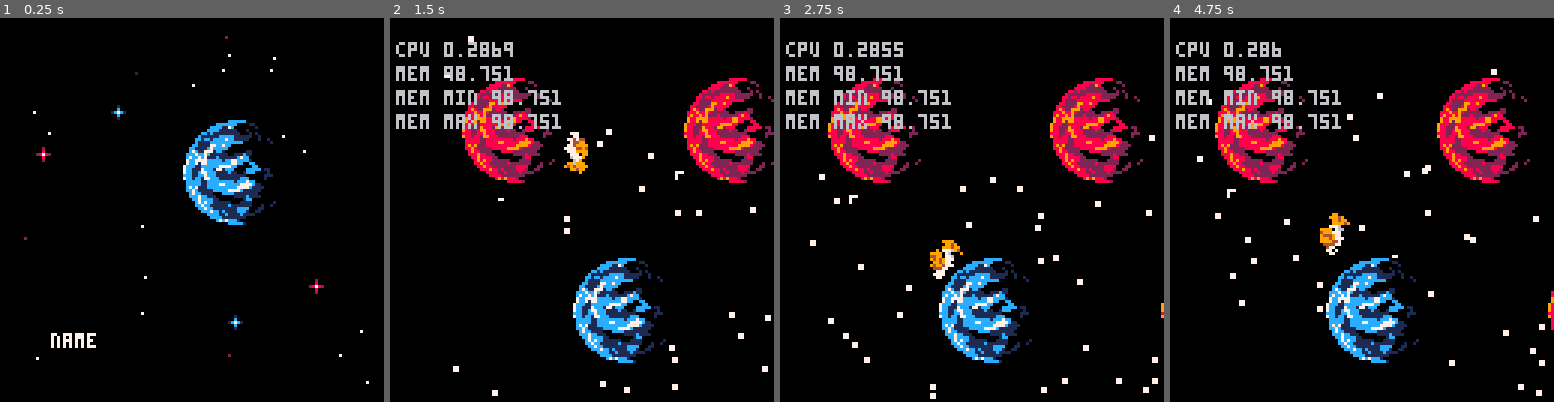
Above: before the commit, frames 1-4 (left to right).
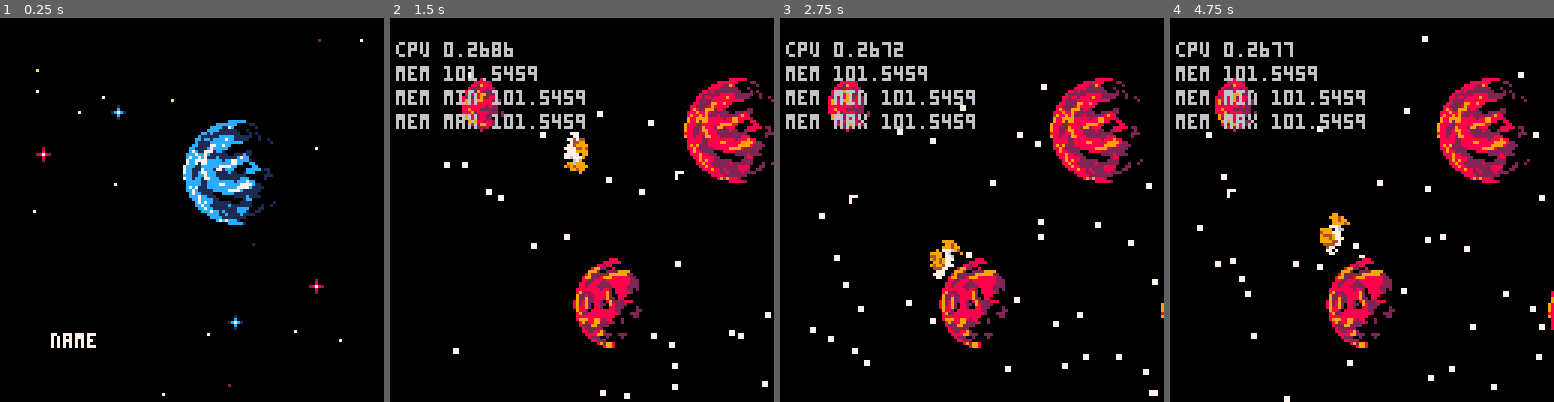
Above: after the commit, the same moments.

Repository: woofers/discord-jam-2
Game: PICO-8 cartridge discord-jam-2.p8
Same seed, same stepped clock (60 frames per second), same inputs: the game is played once before the commit and once after it.
Inputs:
- Up to frame 1 (0.25 s): no input
- Up to frame 2 (1.5 s): tap X (X key) at 0.33, 1.07 s; tap O (Z key) at 0.7 s
- Up to frame 3 (2.75 s): hold Right 1.6-2.1 s; tap O (Z key) at 1.7, 2.1, 2.5 s; tap X (X key) at 1.85 s; hold Up 2.15-2.42 s; hold Right from 2.47 s (still down)
- Up to frame 4 (4.75 s): tap O (Z key) every 0.4 s from 2.9 to 4.5 s; tap X (X key) at 2.97, 4.08 s; release Right at 3.03 s; hold Left 3.08-3.58 s; hold Down 3.63-3.97 s; hold Right 4.02-4.68 s; hold Up from 4.73 s (still down)

The runs differ from the first frame. In frame 1, 0.2% of the frame differs, in the area x 6-97%, y 4-99%; in frame 2, 9.2%; in frame 3, 9.9%; in frame 4, 9.9%, in the area x 7-98%, y 4-100%.

Commit message:
Add planets of different size

Diff:
--- a/discord-jam-2.p8
+++ b/discord-jam-2.p8
@@ -343,6 +343,16 @@
    return true
 end
 
+function planet_size()
+   local i = random(0, 3)
+   if i == 0 then
+      return 'large'
+   elseif i == 1 then
+      return 'normal'
+   end
+   return 'small'
+end
+
 local planet = {}
 make_object(planet, sprite)
 
@@ -356,6 +366,8 @@
    end
    self.x = planet_offset + next_planet * (i - 1)
    self.color = (random(0, 2) == 1)
+   self.alt = random(1, 3)
+   self.size = planet_size()
 end
 
 function planet:update(dt)
@@ -365,7 +377,7 @@
    if self.color then
       red_pallet()
    end
-   draw_planet(self.x, self.y)
+   draw_planet(self.x, self.y, self.size, self.alt)
    reset_pallet()
 end
 
@@ -519,8 +531,28 @@
    return rotate(self.x + r, self.y, self.x + 5, self.y + 10, (-self.r + 90) / 360)
 end
 
-function draw_planet(x, y)
-   spr(12, x, y, 4, 5)
+function draw_planet(x, y, size, alt)
+   alt = alt or 1
+   size = size or 'large'
+   local case = {}
+   case['large'] = function()
+      spr(12, x, y, 4, 5)
+   end
+   case['normal'] = function()
+      if alt == 1 then
+         spr(1, x, y, 3, 4)
+      else
+         spr(4, x, y, 3, 4)
+      end
+   end
+   case['small'] = function()
+      if alt == 1 then
+         spr(7, x, y, 2, 3)
+      else
+         spr(9, x, y, 2, 3)
+      end
+   end
+   case[size](a)
 end
 
 function draw_redstar(x, y)
